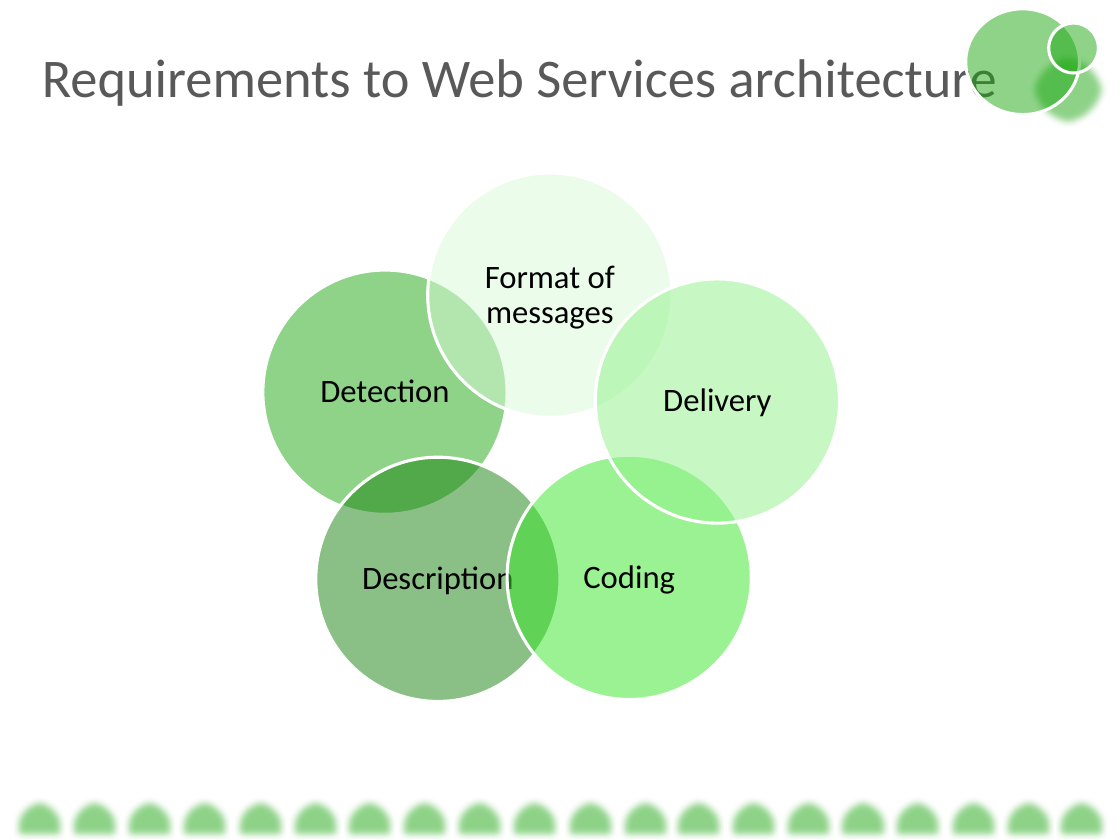
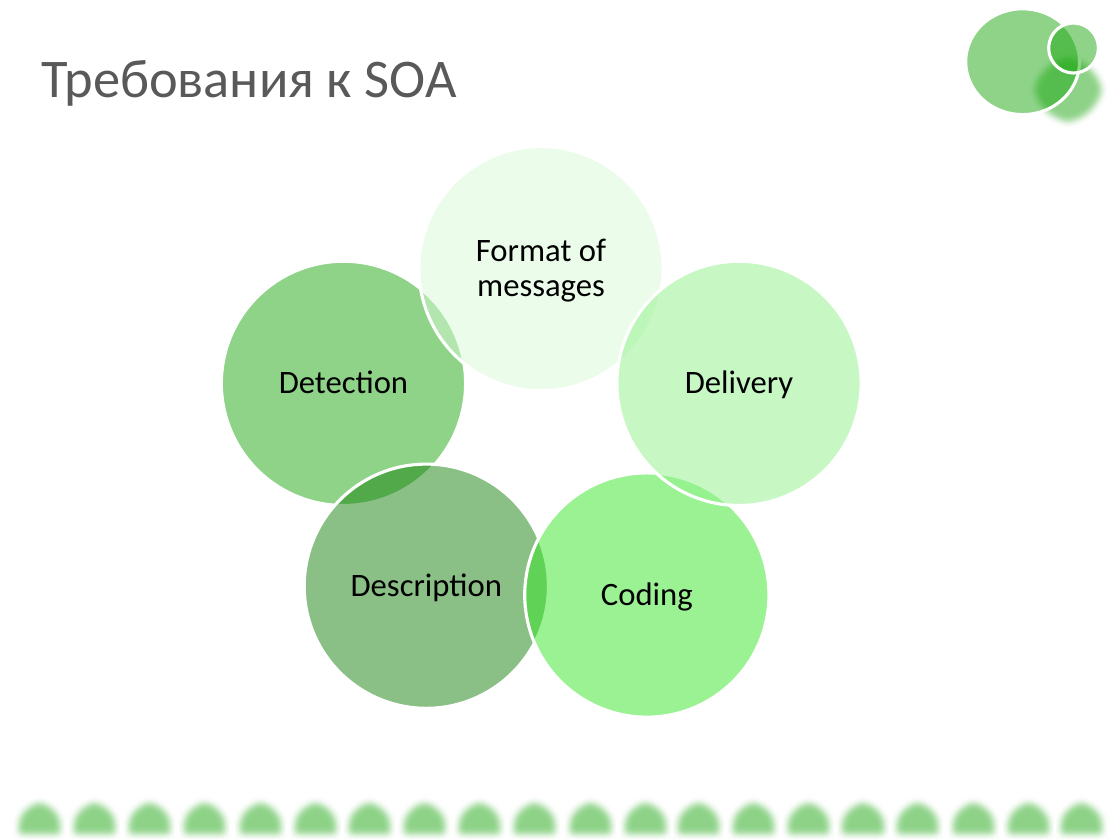
Before and after one commit to BigRacer/swtesting, a slide deck: slide 6 of 8.Web Services/Testing Web Services.pptx. Drawn at 1120x840 pixels with LibreOffice and Linux fonts; fonts in the diff are those of the drawing. Boxes give left, top, right and bottom in pixels: in the first picture for what was removed or moved away, otherwise in the second. Text is boxed around its words. In the diff, an @@ line names an element or a change of style, - is before the commit and + after.

```diff
--- a/8.Web Services/Testing Web Services.pptx
+++ b/8.Web Services/Testing Web Services.pptx
@@ text at [42,60,457,106]: text changed @@
-Requirements to Web Services architecture
+Требования к SOA
@@ ellipse: place and size @@
-ellipse at [428,174,672,418]
+ellipse at [419,147,663,391]
@@ text "Format of messages": place and size @@
-text "Format of messages" at [485,265,615,331]
+text "Format of messages" at [476,238,606,302]
@@ ellipse: place and size @@
-ellipse at [263,270,507,514]
+ellipse at [222,261,466,505]
@@ ellipse: place and size @@
-ellipse at [595,279,839,523]
+ellipse at [617,261,861,505]
@@ text "Detection": place and size @@
-text "Detection" at [320,379,449,403]
+text "Detection" at [279,370,408,394]
@@ text "Delivery": place and size @@
-text "Delivery" at [663,388,771,417]
+text "Delivery" at [685,370,793,399]
@@ ellipse: place and size @@
-ellipse at [316,457,560,701]
+ellipse at [305,464,549,708]
@@ ellipse: place and size @@
-ellipse at [507,455,752,699]
+ellipse at [525,473,769,717]
@@ text "Description" rewrapped from [362,563,513,598] to [351,573,502,602] @@
@@ text "Coding": place and size @@
-text "Coding" at [583,565,675,594]
+text "Coding" at [601,582,693,611]
```
Also in this commit, not shown: 10 other slides changed, 7 slides added, 4 slides removed, 3 other files.
